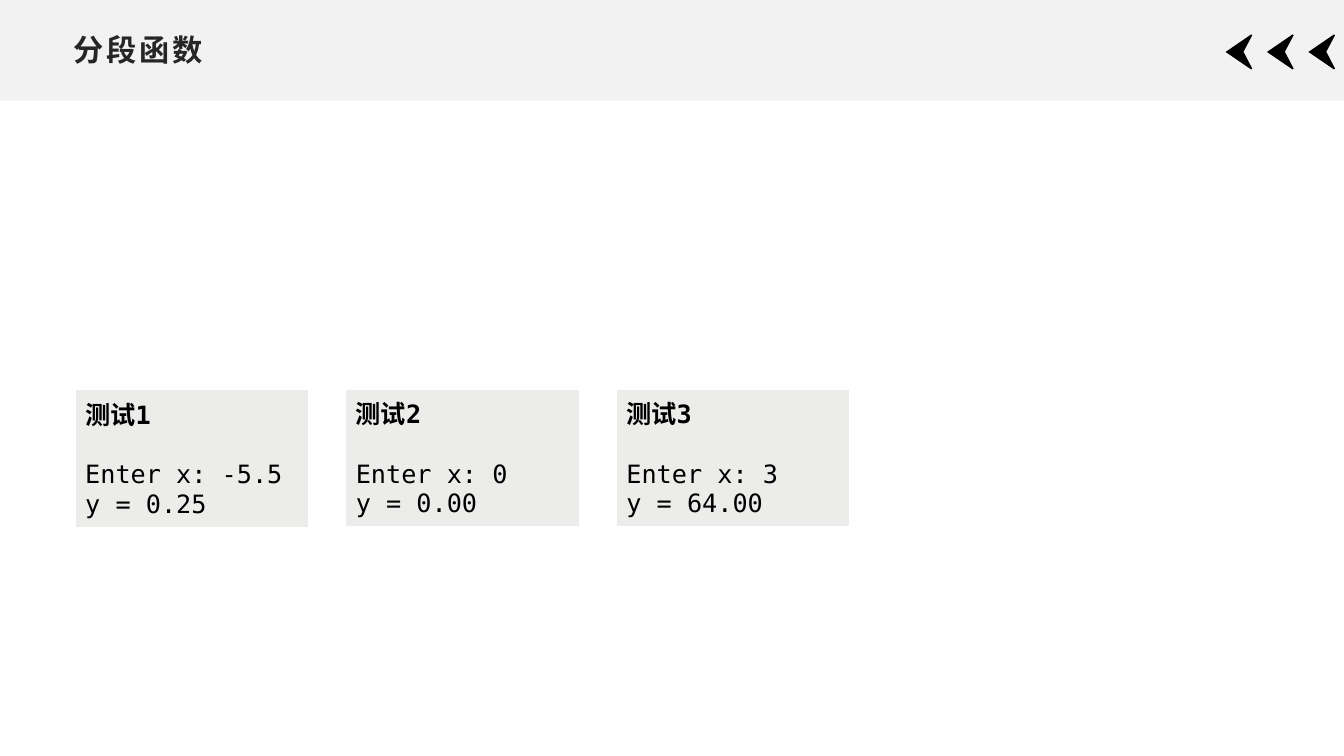
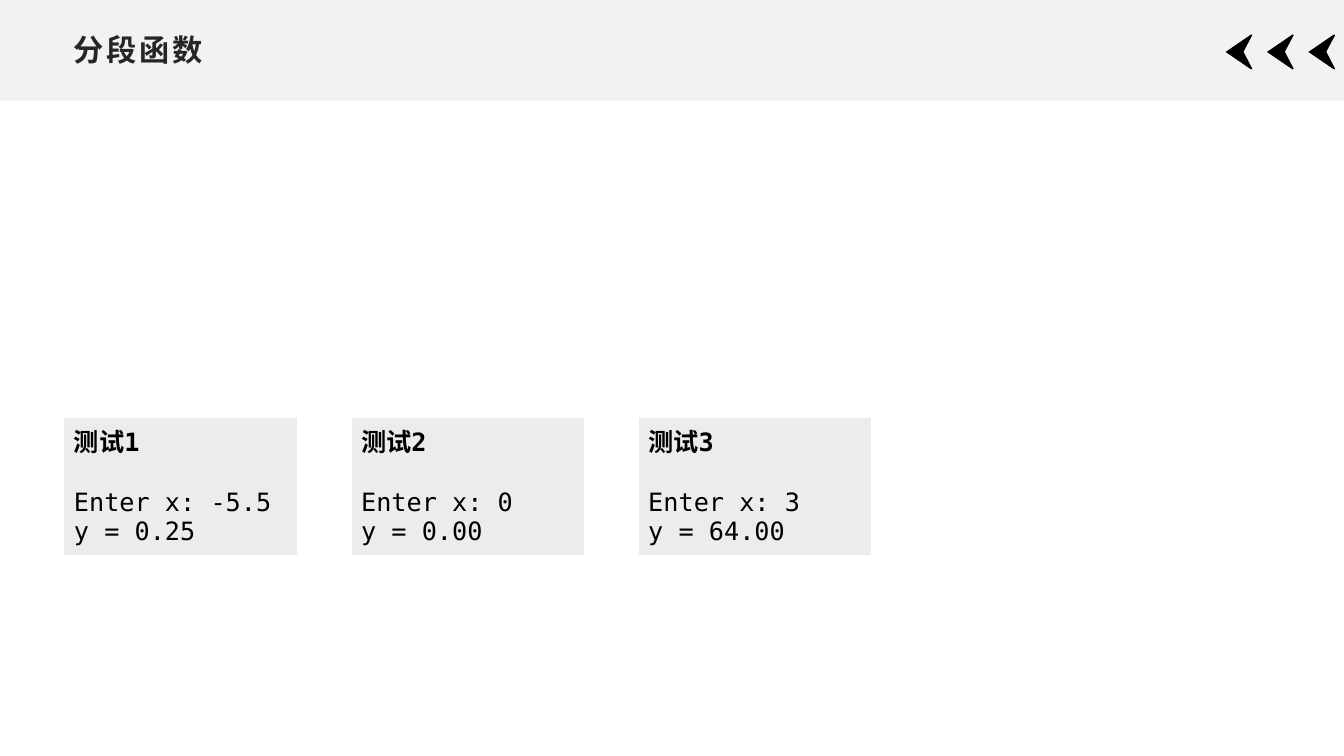
Before and after one commit to xdai02/C, a slide deck: slide 18 of slides/Chapter2.pptx. Drawn at 1344x756 pixels with LibreOffice and Linux fonts; fonts in the diff are those of the drawing; grey boxes stand for pictures. Boxes give left, top, right and bottom in pixels: in the first picture for what was removed or moved away, otherwise in the second. Text is boxed around its words. In the diff, an @@ line names an element or a change of style, - is before the commit and + after.

```diff
--- a/slides/Chapter2.pptx
+++ b/slides/Chapter2.pptx
@@ table: place and size @@
-table at bbox=[76, 390, 310, 529]
+table at bbox=[64, 417, 297, 557]
@@ table: place and size @@
-table at bbox=[346, 389, 580, 528]
+table at bbox=[351, 417, 585, 557]
@@ table: place and size @@
-table at bbox=[616, 389, 850, 528]
+table at bbox=[638, 417, 872, 557]
```
Also in this commit, not shown: 11 other slides changed, 2 other files.
